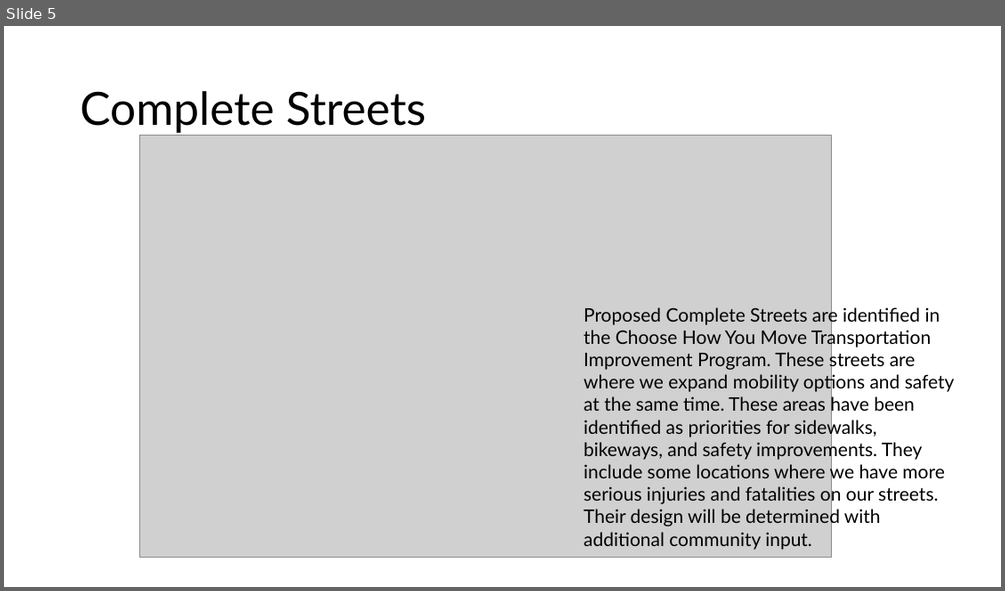
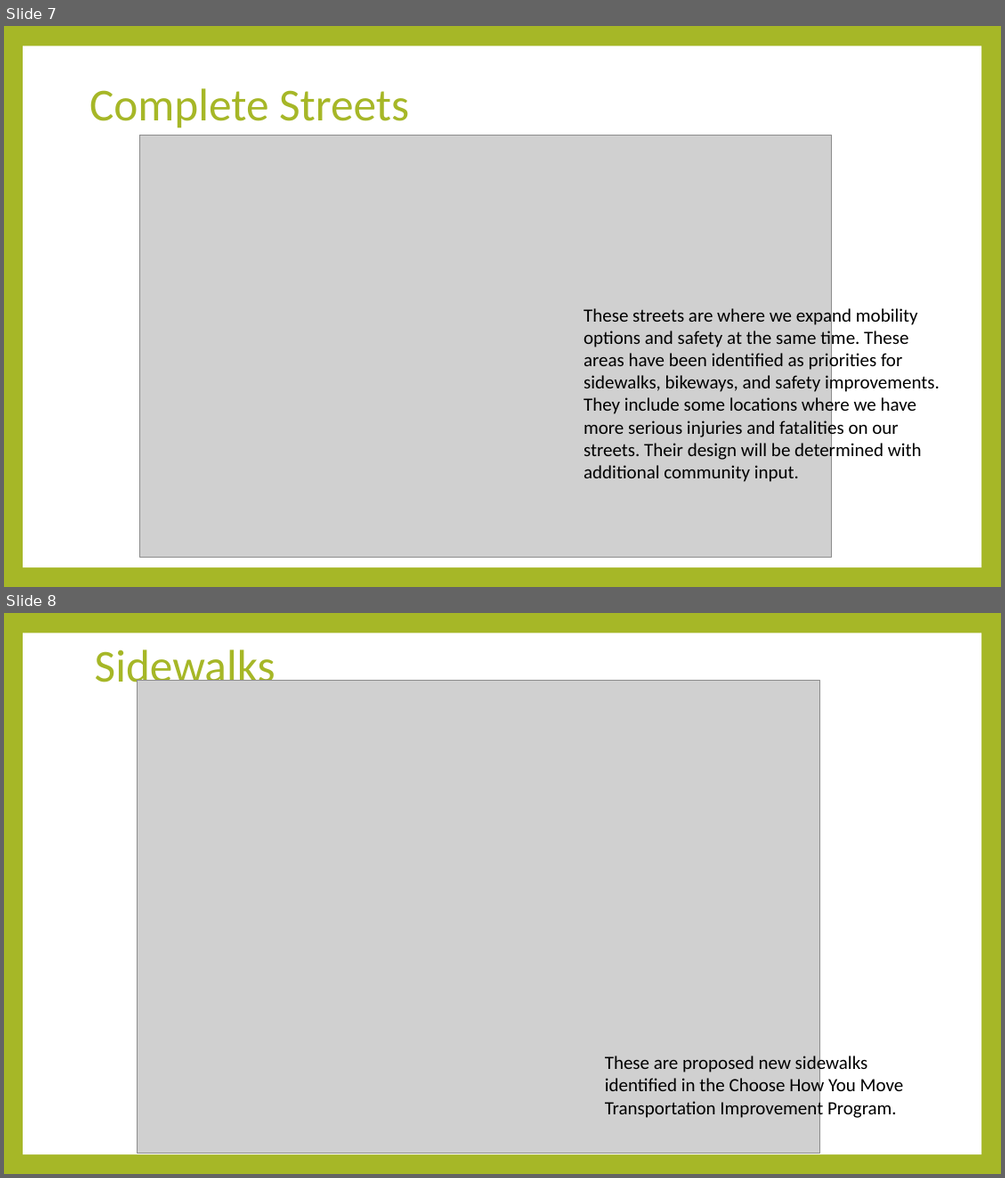
Before and after one commit to NSS-Full-Time-Data-Analytics-14/Capstone_jaime, a slide deck: capstonepresentation.pptx. Shown one above the other, each under a label of ours: slide 5 before the commit, slides 7 and 8 after it. The pictures are 1005x591 and 1005x1178 pixels, drawn with LibreOffice and Linux fonts; fonts in the diff are those of the drawing; grey boxes stand for pictures. Boxes give left, top, right and bottom in pixels: in the first picture for what was removed or moved away, otherwise in the second. Text is boxed around its words. In the diff, an @@ line names an element or a change of style, - is before the commit and + after.

```diff
--- a/capstonepresentation.pptx
+++ b/capstonepresentation.pptx
@@ slide 8 added at box(4, 613, 1001, 1174), background #A6B727; not listed: 1 template element that a slide beside it also shows @@
@@ title added at box(95, 649, 275, 693), 44 pt, text #A6B727 @@
+Sidewalks
@@ picture added at box(138, 680, 820, 1153) @@
@@ text added at box(605, 1054, 904, 1119), 18 pt, text #000000 @@
+These are proposed new sidewalks identified in the Choose How You Move Transportation Improvement Program.
@@ what was slide 5 is now slide 7 @@
@@ slide 7 changed as well @@
@@ background #FFFFFF to #A6B727 @@
@@ rectangle added at box(23, 46, 981, 567), fill #FFFFFF @@
@@ title "Complete Streets": place and size @@
-title "Complete Streets" at box(80, 91, 426, 133)
+title "Complete Streets" at box(89, 88, 409, 128)
@@ title "Complete Streets" at box(89, 88, 409, 128): font Lato to Calibri, text colour #000000 to #A6B727 @@
@@ text at box(583, 305, 939, 482): text changed; font Lato to Calibri @@
-Proposed Complete Streets are identified in the Choose How You Move Transportation Improvement Program. These streets are where we expand mobility options and safety at the same time. These areas have been identified as priorities for sidewalks, bikeways, and safety improvements. They include some locations where we have more serious injuries and fatalities on our streets. Their design will be determined with additional community input.
+These streets are where we expand mobility options and safety at the same time. These areas have been identified as priorities for sidewalks, bikeways, and safety improvements. They include some locations where we have more serious injuries and fatalities on our streets. Their design will be determined with additional community input.
```
Also in this commit, not shown: 6 other slides changed, 6 other slides added, 3 slides removed, 6 other files.
